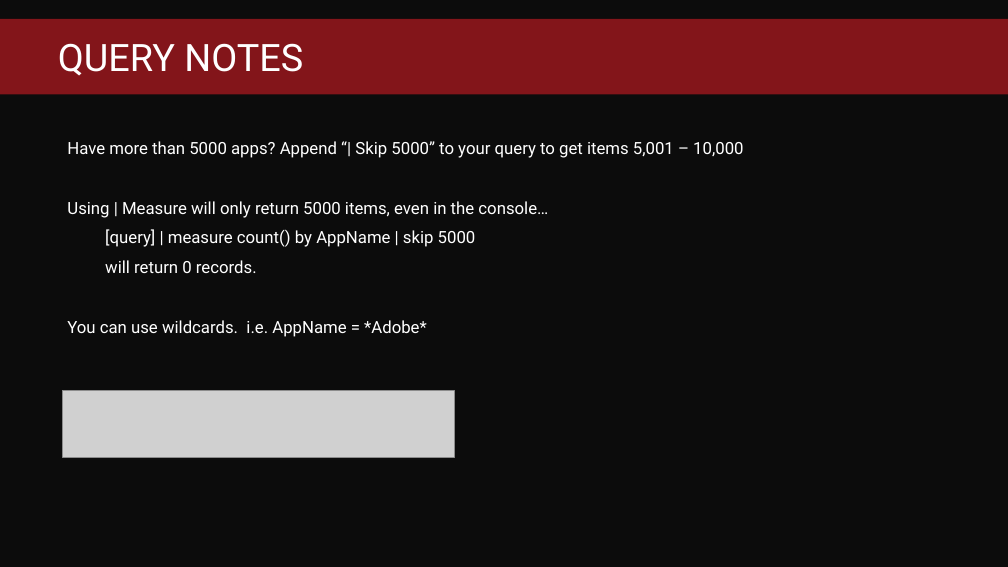
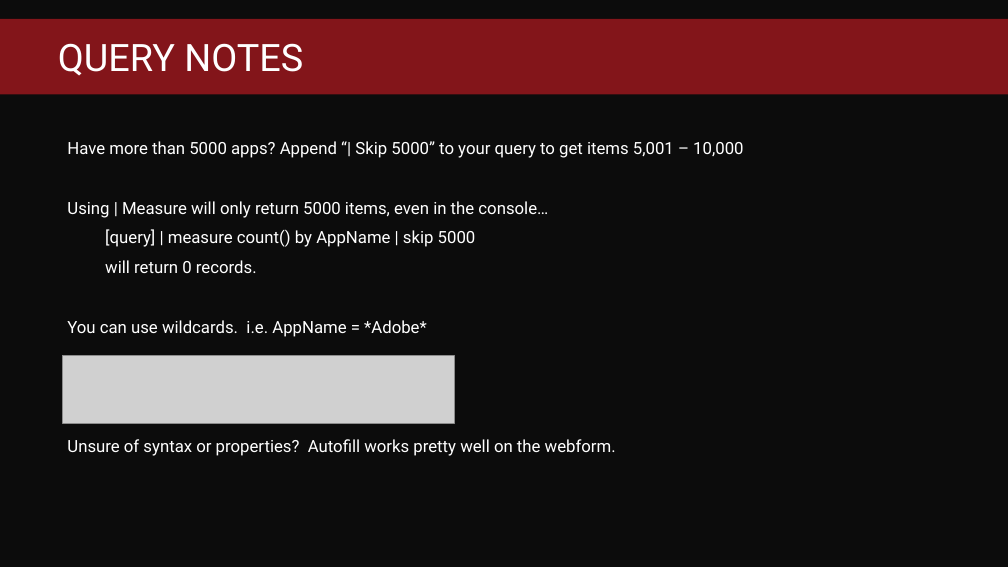
Before and after one commit to fredbainbridge/WindowsUpgradeReadiness, a slide deck: slide 29 of MMS 2017 - Windows Upgrade Readiness.pptx (slide 28 before the commit). Drawn at 1008x567 pixels with LibreOffice and Linux fonts; fonts in the diff are those of the drawing; grey boxes stand for pictures; background and template pictures are left out. Boxes give left, top, right and bottom in pixels: in the first picture for what was removed or moved away, otherwise in the second. Text is boxed around its words. In the diff, an @@ line names an element or a change of style, - is before the commit and + after.

```diff
--- a/MMS 2017 - Windows Upgrade Readiness.pptx
+++ b/MMS 2017 - Windows Upgrade Readiness.pptx
@@ picture: place and size @@
-picture at bbox=[63, 390, 454, 458]
+picture at bbox=[63, 355, 454, 423]
@@ text at bbox=[67, 439, 616, 456]: paragraph added @@
+Unsure of syntax or properties? Autofill works pretty well on the webform.
```
Also in this commit, not shown: 4 other slides changed, 1 slide added, 9 other files.
